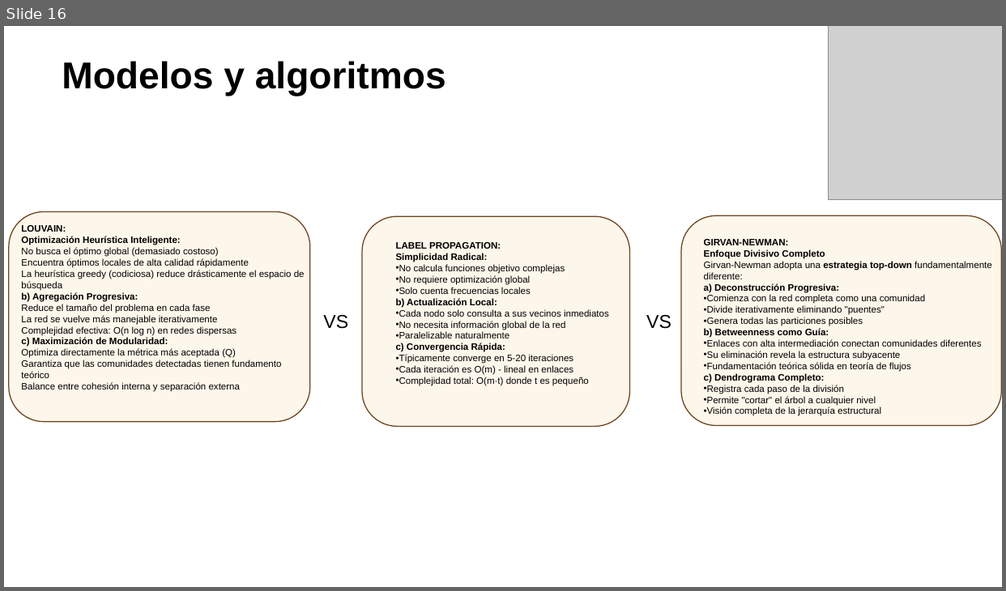
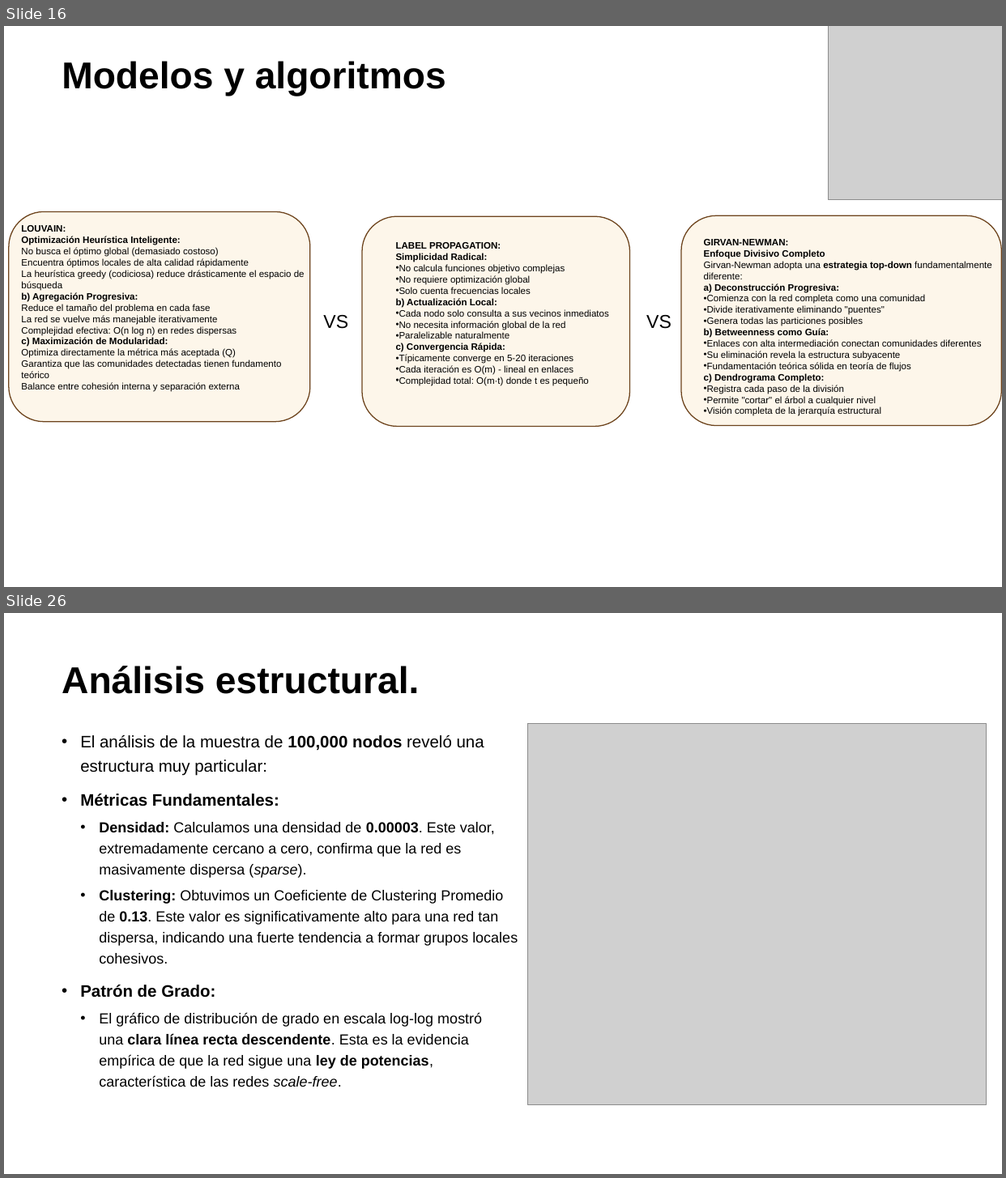
Before and after one commit to mrmiguel564/Proyecto-redes, a slide deck: ppt_deteccion_de_comunidades.pptx. Shown one above the other, each under a label of ours: slide 16 before the commit, slides 16 and 26 after it; the slides between them are not shown. The pictures are 1006x591 and 1006x1178 pixels, drawn with LibreOffice and Linux fonts; fonts in the diff are those of the drawing; grey boxes stand for pictures. Boxes give left, top, right and bottom in pixels: in the first picture for what was removed or moved away, otherwise in the second. Text is boxed around its words. In the diff, an @@ line names an element or a change of style, - is before the commit and + after.

```diff
--- a/ppt_deteccion_de_comunidades.pptx
+++ b/ppt_deteccion_de_comunidades.pptx
@@ slide 26 added at <box>4,613,1002,1174</box>, background #FFFFFF @@
@@ title added at <box>62,666,419,694</box>, 36 pt, text #000000, bold @@
+Análisis estructural.
@@ picture added at <box>528,724,987,1105</box> @@
@@ text added at <box>80,735,518,1087</box>, 14 pt, text #000000 @@
+• El análisis de la muestra de 100,000 nodos reveló una estructura muy particular:
+• Métricas Fundamentales:
+  • Densidad: Calculamos una densidad de 0.00003. Este valor, extremadamente cercano a cero, confirma que la red es masivamente dispersa (sparse).
+  • Clustering: Obtuvimos un Coeficiente de Clustering Promedio de 0.13. Este valor es significativamente alto para una red tan dispersa, indicando una fuerte tendencia a formar grupos locales cohesivos.
+• Patrón de Grado:
+  • El gráfico de distribución de grado en escala log-log mostró una clara línea recta descendente. Esta es la evidencia empírica de que la red sigue una ley de potencias, característica de las redes scale-free.
```
Also in this commit, not shown: 4 slides changed, 11 other slides added.
